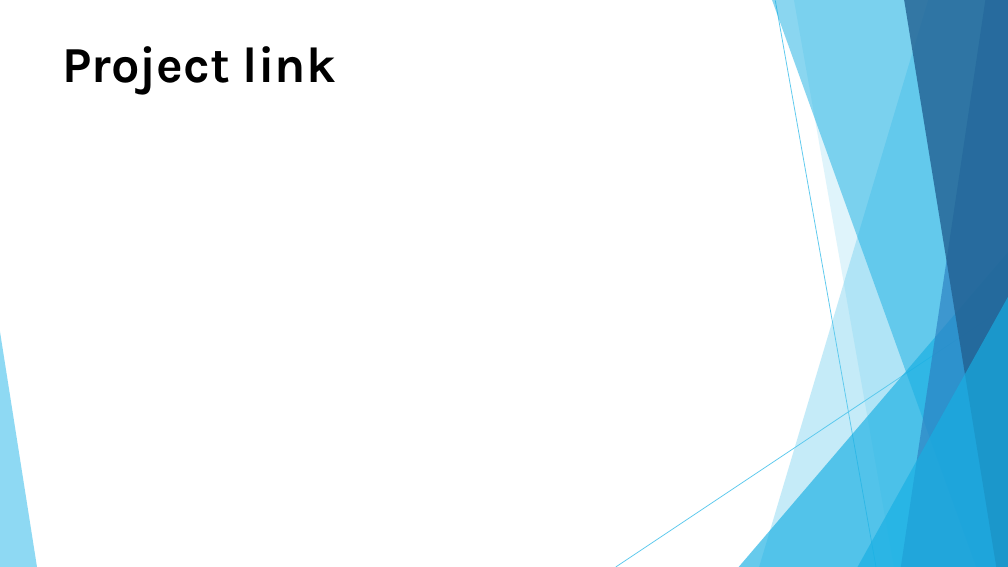
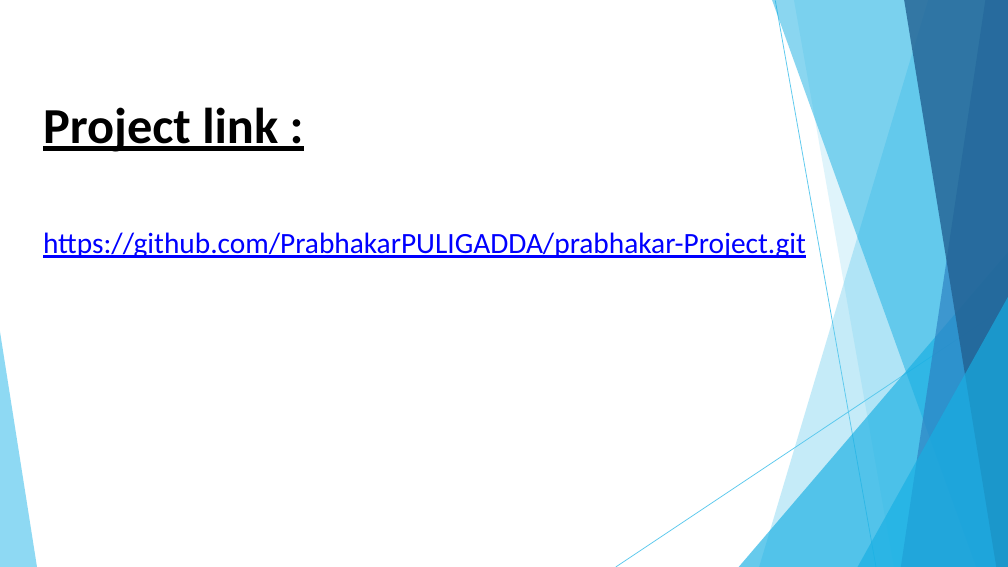
Before and after one commit to PrabhakarPULIGADDA/Keylogger.Project, a slide deck: slide 14 of prabhaprojectppt.pptx. Drawn at 1008x567 pixels with LibreOffice and Linux fonts; fonts in the diff are those of the drawing. Boxes give left, top, right and bottom in pixels: in the first picture for what was removed or moved away, otherwise in the second. Text is boxed around its words. In the diff, an @@ line names an element or a change of style, - is before the commit and + after.

```diff
--- a/prabhaprojectppt.pptx
+++ b/prabhaprojectppt.pptx
@@ title at (x1=43, y1=107, x2=278, y2=152): text changed; font Karla to Calibri @@
-Project link
+Project link :
@@ text added at (x1=43, y1=232, x2=806, y2=258), 28 pt, text #0000FF, underline @@
+https://github.com/PrabhakarPULIGADDA/prabhakar-Project.git
```
